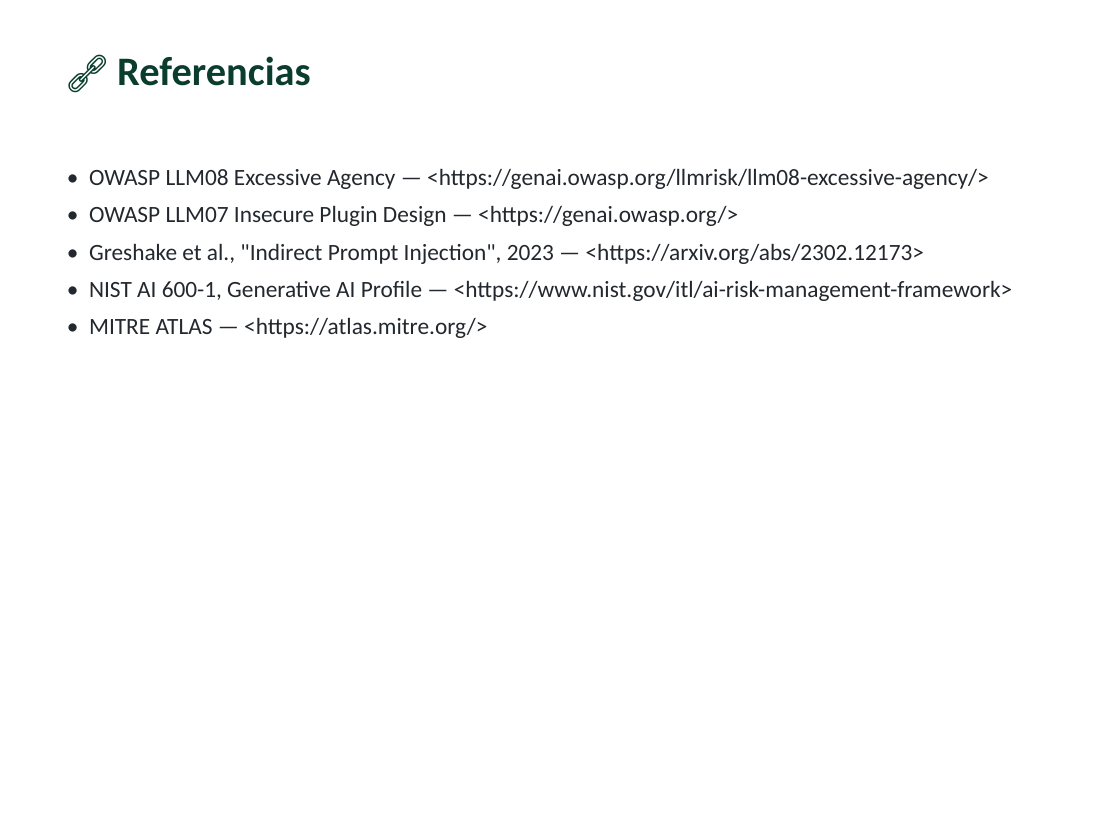
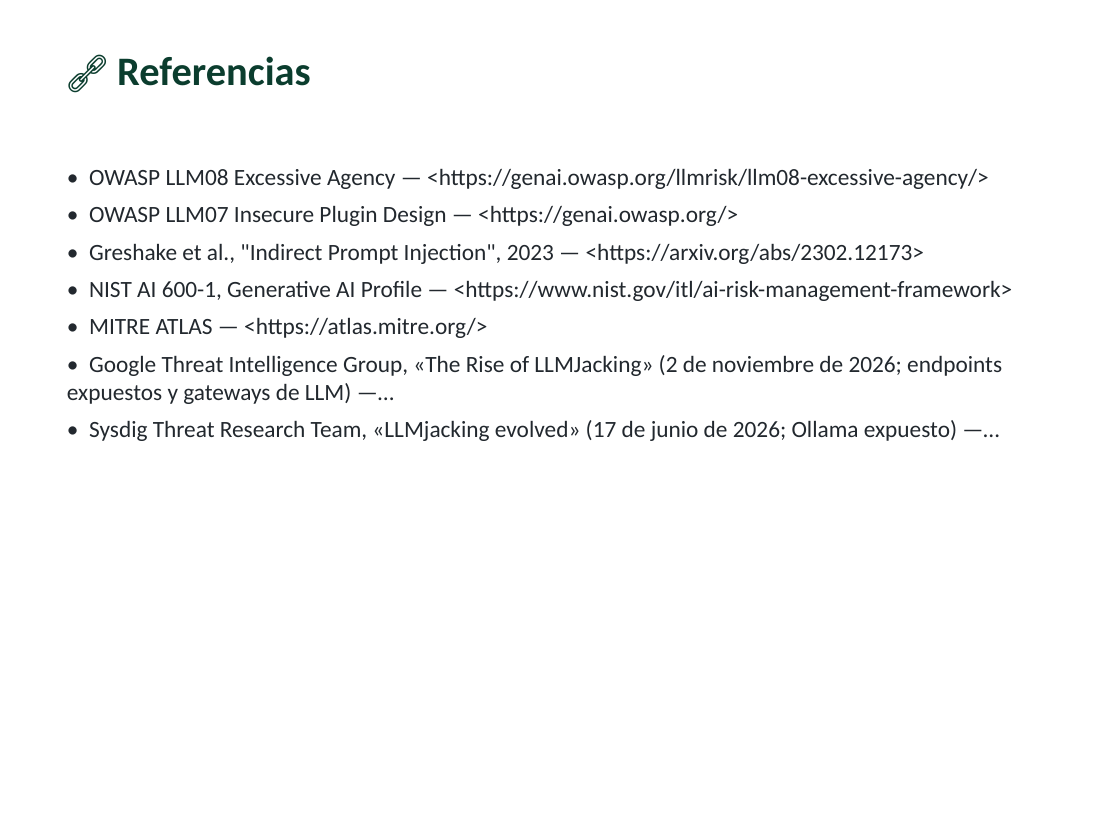
Before and after one commit to vladimiracunadev-create/modern-cybersecurity-program, a slide deck: slide 15 of classes/parte-15-seguridad-de-ia-y-machine-learning/297-seguridad-de-aplicaciones-con-llm-rag-y-agentes/clase-297-presentacion.pptx. Drawn at 1120x840 pixels with LibreOffice and Linux fonts; fonts in the diff are those of the drawing. Boxes give left, top, right and bottom in pixels: in the first picture for what was removed or moved away, otherwise in the second. Text is boxed around its words. In the diff, an @@ line names an element or a change of style, - is before the commit and + after.

```diff
--- a/classes/parte-15-seguridad-de-ia-y-machine-learning/297-seguridad-de-aplicaciones-con-llm-rag-y-agentes/clase-297-presentacion.pptx
+++ b/classes/parte-15-seguridad-de-ia-y-machine-learning/297-seguridad-de-aplicaciones-con-llm-rag-y-agentes/clase-297-presentacion.pptx
@@ text at <box>67,355,1002,441</box>: paragraphs added @@
+• Google Threat Intelligence Group, «The Rise of LLMJacking» (2 de noviembre de 2026; endpoints expuestos y gateways de LLM) —…
+• Sysdig Threat Research Team, «LLMjacking evolved» (17 de junio de 2026; Ollama expuesto) —…
```
Also in this commit, not shown: 3 other slides changed, 49 other files.
